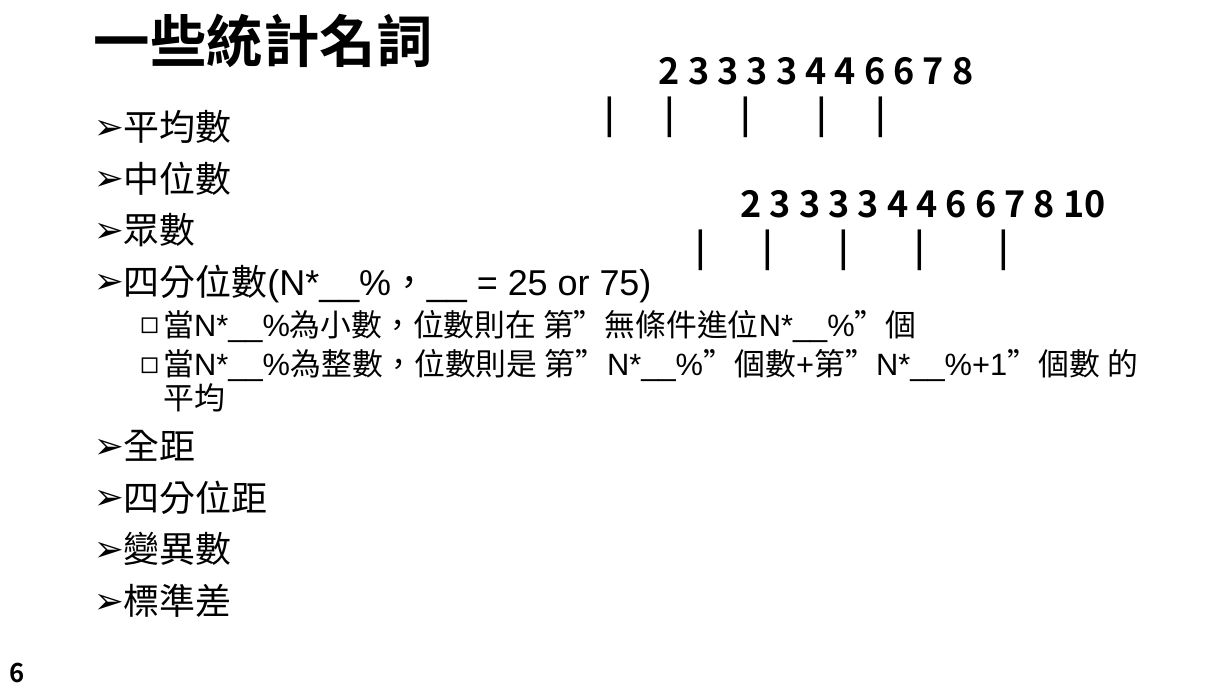
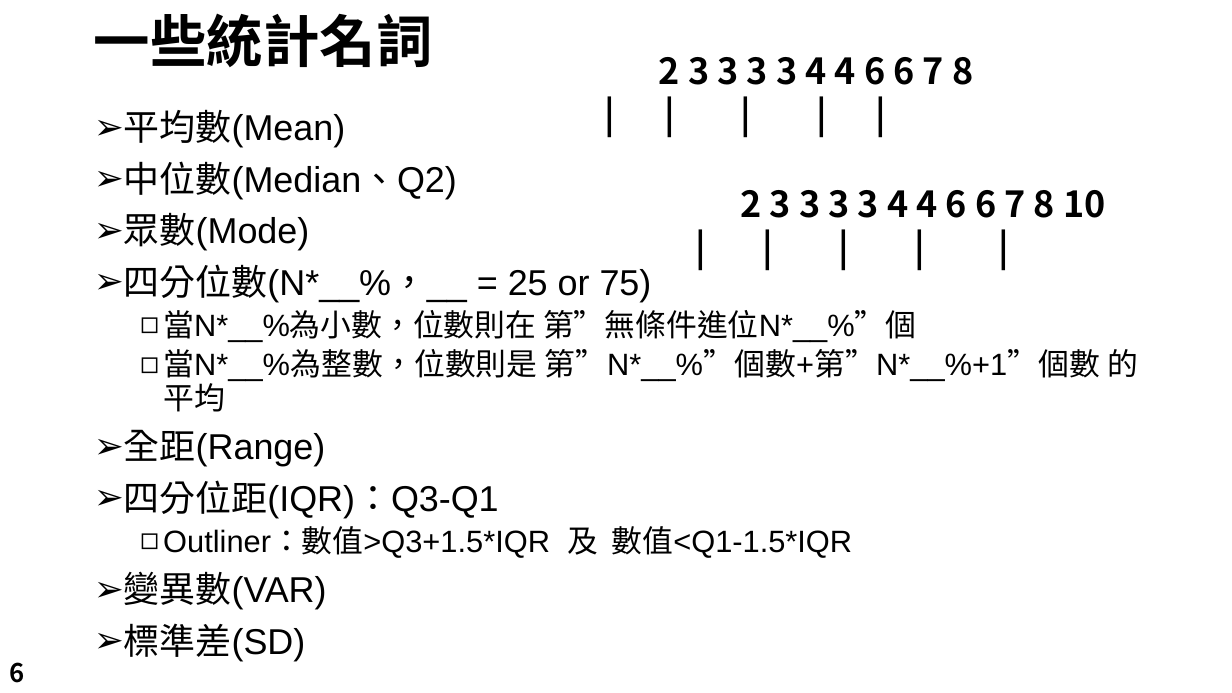
Before and after one commit to LeBronWilly/Basic_R_Language, a slide deck: slide 6 of R_Presentation.pptx. Drawn at 1232x693 pixels with LibreOffice and Linux fonts; fonts in the diff are those of the drawing; background and template pictures are left out. Boxes give left, top, right and bottom in pixels: in the first picture for what was removed or moved away, otherwise in the second. Text is boxed around its words. In the diff, an @@ line names an element or a change of style, - is before the commit and + after.

```diff
--- a/R_Presentation.pptx
+++ b/R_Presentation.pptx
@@ text at [124,109,457,251]: text changed @@
-➢ 平均數
-➢ 中位數
-➢ 眾數
+➢ 平均數(Mean)
+➢ 中位數(Median、Q2)
+➢ 眾數(Mode)
@@ text at [124,429,852,662]: text changed @@
-➢ 全距
-➢ 四分位距
-➢ 變異數
-➢ 標準差
+➢ 全距(Range)
+➢ 四分位距(IQR)：Q3-Q1
+  ◻ Outliner：數值>Q3+1.5*IQR 及 數值<Q1-1.5*IQR
+➢ 變異數(VAR)
+➢ 標準差(SD)
```
Also in this commit, not shown: 8 other slides changed, 1 slide added, 2 slides removed, 9 other files.
